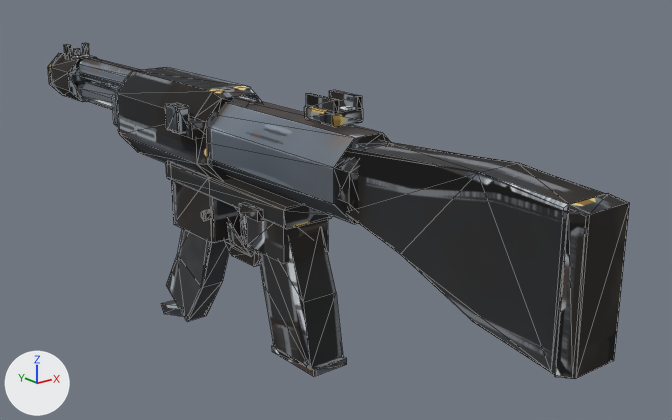
The glTF model apocalipsis-arte/armas/subfusil/Subfusil_Mundo.glb, before and after one commit.
The view is the same before and after, from a camera (50 mm lens) standing at (-1.7, -2.34, 1.16) and looking at (0.25, 0.1, 0.19). Every picture has the same lights, and +X, +Y and +Z are marked at lower left. The picture after the commit comes second. Mesh edges are drawn as thin lines. Vertices at exactly the same position are counted once.

The first picture shows 'Cargador', 'Handle', 'Palanca' and 1 more.
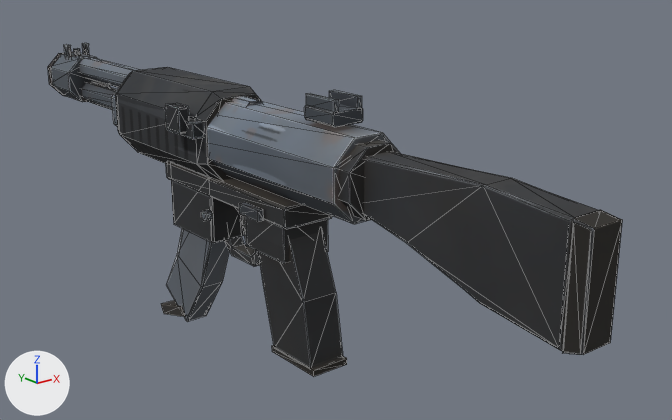
Boxes (x1, y1, x2, y2) around the edits, measured in the pictures (672 x 420 px; the box of a moved part takes in the faces that stretch with it):
'Handle', reshaped
    before: (48, 43, 629, 379)
    after: (48, 43, 622, 377)
part 1 of me_cargador_002, surface changed
    both: (161, 229, 229, 321)
part 2 of me_cuerpo_002, moved or reshaped
    before: (555, 193, 629, 379)
    after: (562, 210, 622, 355)
part 3 of me_cuerpo_002, moved or reshaped
    before: (348, 141, 607, 375)
    after: (364, 151, 599, 352)
part 4 of me_cuerpo_002, surface changed
    before: (48, 43, 629, 379)
    after: (48, 43, 622, 377)

What changed in the scene script:
```text
Change me_cargador_002:
    where me_cargador_002.from_pydata(...)  # 40 vertices, 72 faces; spans x -0.056..0.056, y -0.093..0.352, z -0.642..0.015
    used by ob_cargador; location = (0.0, 0.509, 0.268)
    me_cargador_002 part 1: texture (UV) coordinates of 72 of 72 faces, centred in x -0.056..0.056, y -0.082..0.345, z -0.631..0.005, changed; they spanned u 0.1..0.97, v 0.16..0.98 and now span u 0.17..1.0, v 0.0..0.96
Change me_cuerpo_002:
    where me_cuerpo_002.from_pydata(...)  # 348 vertices, 592 faces; spans x -0.15..0.15, y -1.18..1.78, z -0.24..0.67
    used by ob_handle; location = (0.0, 0.0, 0.0)
    me_cuerpo_002 part 2: the loose piece of 16 vertices spanning x -0.08..0.08, y -1.18..-1.12, z 0.14..0.56 is scaled about its middle by (0.705, 1, 0.777), then moved by (0.0, 0.0, 0.01)
    me_cuerpo_002 part 3: the loose piece of 28 vertices spanning x -0.08..0.08, y -1.12..-0.34, z 0.14..0.58 is scaled about its middle by (0.69, 1, 0.795), then moved by (0.0, 0.0, 0.01)
    me_cuerpo_002 part 4: 538 kept faces spanning x -0.15..0.15, y -1.18..1.78, z -0.24..0.67 get new texture (UV) coordinates
```
